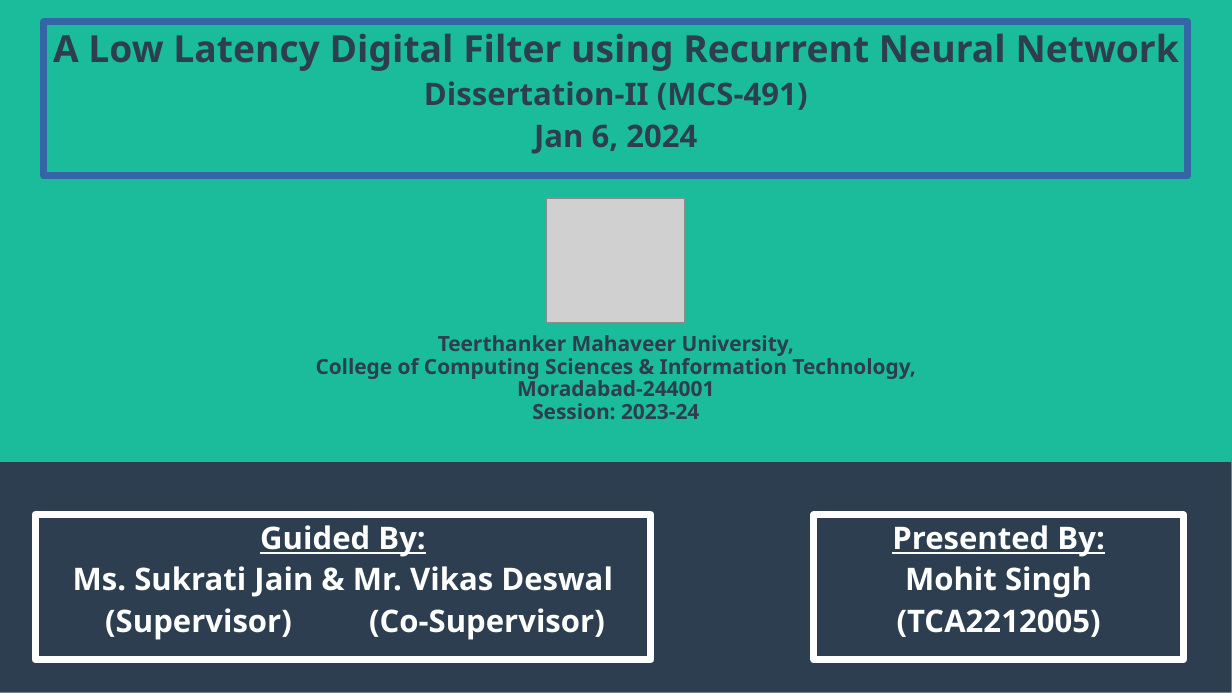
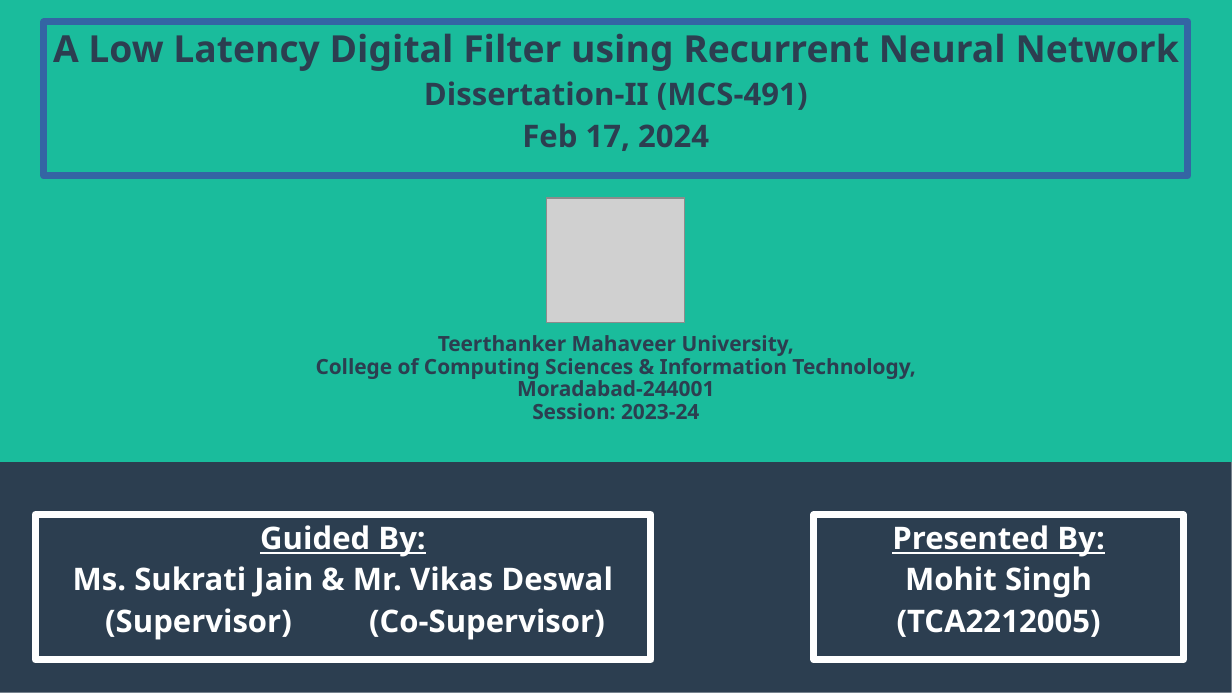
Before and after one commit to mohitlabs/Research, a slide deck: slide 1 of A Low Latency Digital Filter using Recurrent Neural Network/PPT/Presentation.pptx. Drawn at 1232x693 pixels with LibreOffice and Linux fonts; fonts in the diff are those of the drawing; grey boxes stand for pictures. Boxes give left, top, right and bottom in pixels: in the first picture for what was removed or moved away, otherwise in the second. Text is boxed around its words. In the diff, an @@ line names an element or a change of style, - is before the commit and + after.

```diff
--- a/A Low Latency Digital Filter using Recurrent Neural Network/PPT/Presentation.pptx
+++ b/A Low Latency Digital Filter using Recurrent Neural Network/PPT/Presentation.pptx
@@ text in rectangle at <box>522,123,709,151</box>: text changed @@
-Jan 6, 2024
+Feb 17, 2024
```
